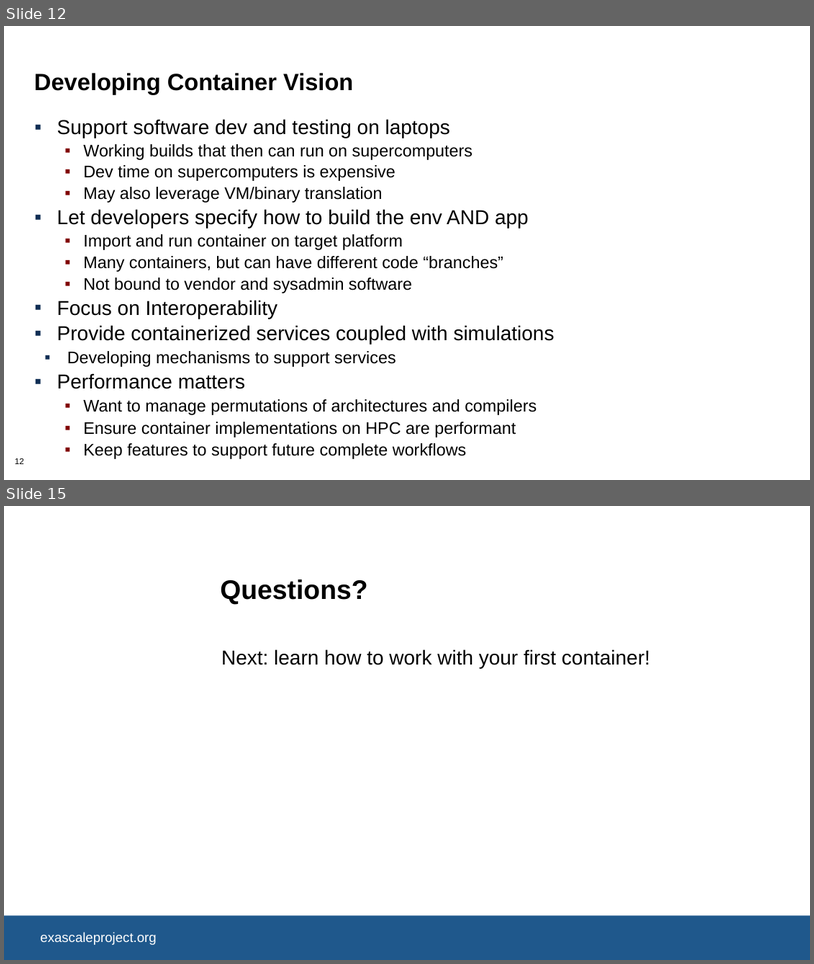
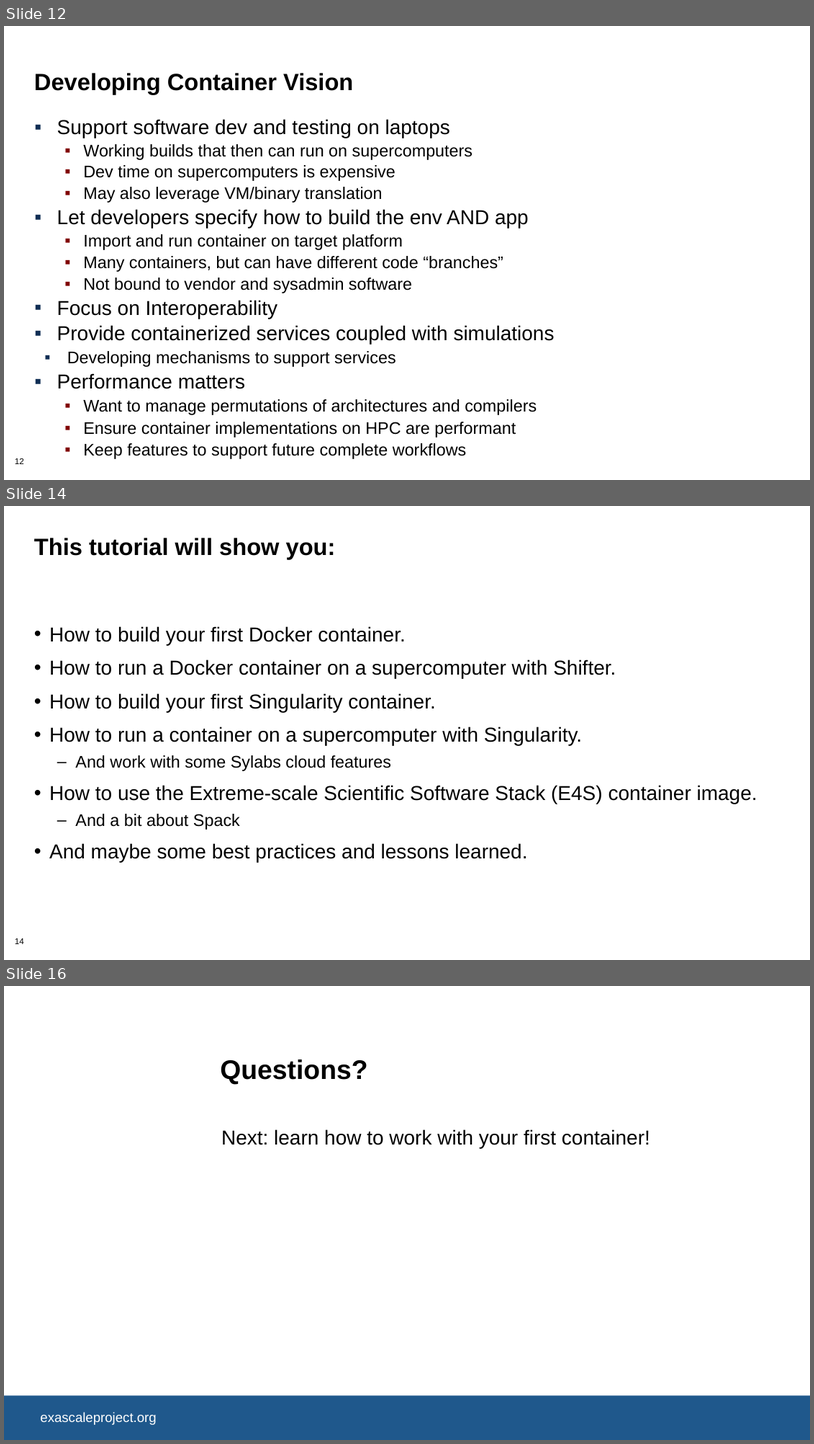
Before and after one commit to supercontainers/isc-tutorial, a slide deck: slides/isc19_intro_to_containers_ajy.pptx. Shown one above the other, each under a label of ours: slides 12 and 15 before the commit, slides 12, 14 and 16 after it; the slides between them are not shown. The pictures are 814x964 and 814x1444 pixels, drawn with LibreOffice and Linux fonts; fonts in the diff are those of the drawing; background and template pictures are left out. Boxes give left, top, right and bottom in pixels: in the first picture for what was removed or moved away, otherwise in the second. Text is boxed around its words. In the diff, an @@ line names an element or a change of style, - is before the commit and + after.

```diff
--- a/slides/isc19_intro_to_containers_ajy.pptx
+++ b/slides/isc19_intro_to_containers_ajy.pptx
@@ slide 14 added at box(4, 506, 810, 960), background #FFFFFF; not listed: 1 template element that a slide beside it also shows @@
@@ title added at box(34, 538, 336, 559), 28 pt, text #000000, bold @@
+This tutorial will show you:
@@ text added at box(49, 626, 758, 862), 24 pt, text #000000 @@
+• How to build your first Docker container.
+• How to run a Docker container on a supercomputer with Shifter.
+• How to build your first Singularity container.
+• How to run a container on a supercomputer with Singularity.
+  – And work with some Sylabs cloud features
+• How to use the Extreme-scale Scientific Software Stack (E4S) container image.
+  – And a bit about Spack
+• And maybe some best practices and lessons learned.
@@ what was slide 15 is now slide 16 @@
```
Also in this commit, not shown: 5 slides changed, 1 other slide added, 1 slide removed, 2 other files.
